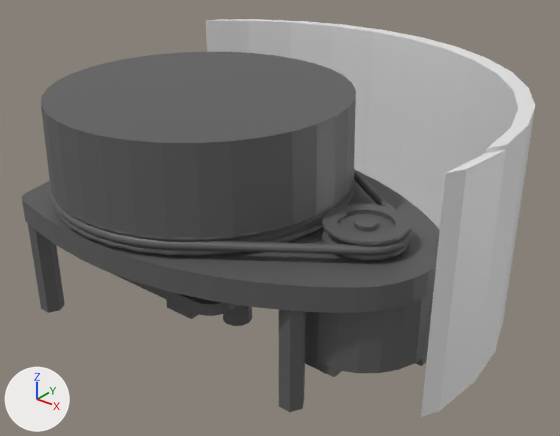
Renders of the COLLADA model src/models/meshes/occlusion2.dae from each side of a commit.
Rendered twice from a 50 mm camera at (0.1209, -0.1225, 0.0594) aimed at (0.0109, 0.0151, -0.0259). Every picture has the same lights, and +X, +Y and +Z are marked at lower left.

The first picture shows 'Cylinder', 'node0'.
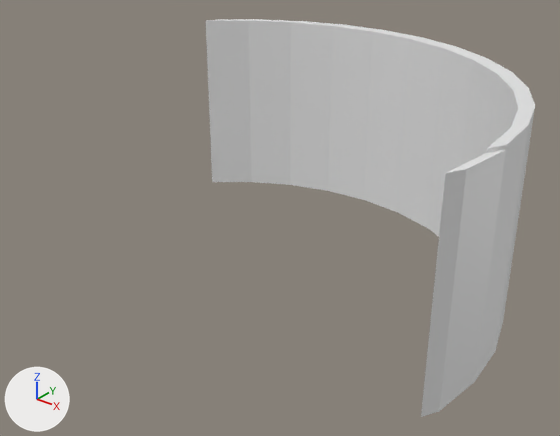
Commit message: Occlusion model tweaks

Where the change shows, as pixel boxes (x1, y1, x2, y2) in the pictures (560 x 436 px):
'node0', deleted: before (22, 52, 440, 412)

Edits to the bpy script that builds the scene:
```text
Remove ob_node0:
    ob_node0 = bpy.data.objects.new('node0', me_rplidar)
    ob_node0.location = (0.0, 0.0, 0.0)
```
